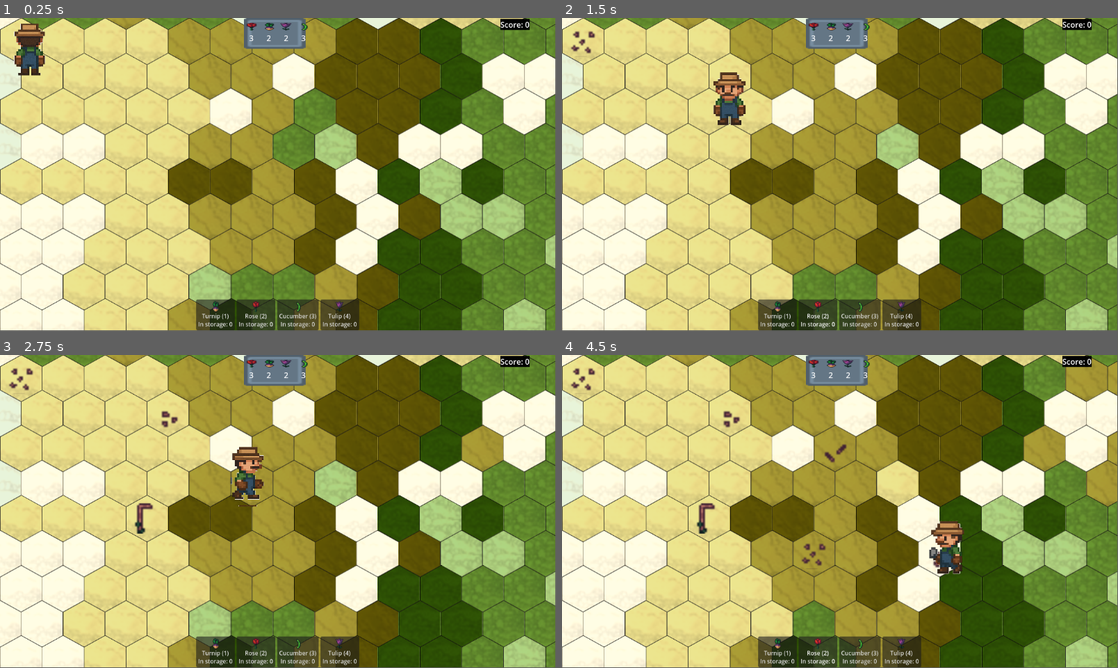
Above: before the commit, frames 1-4 (two rows, left to right).
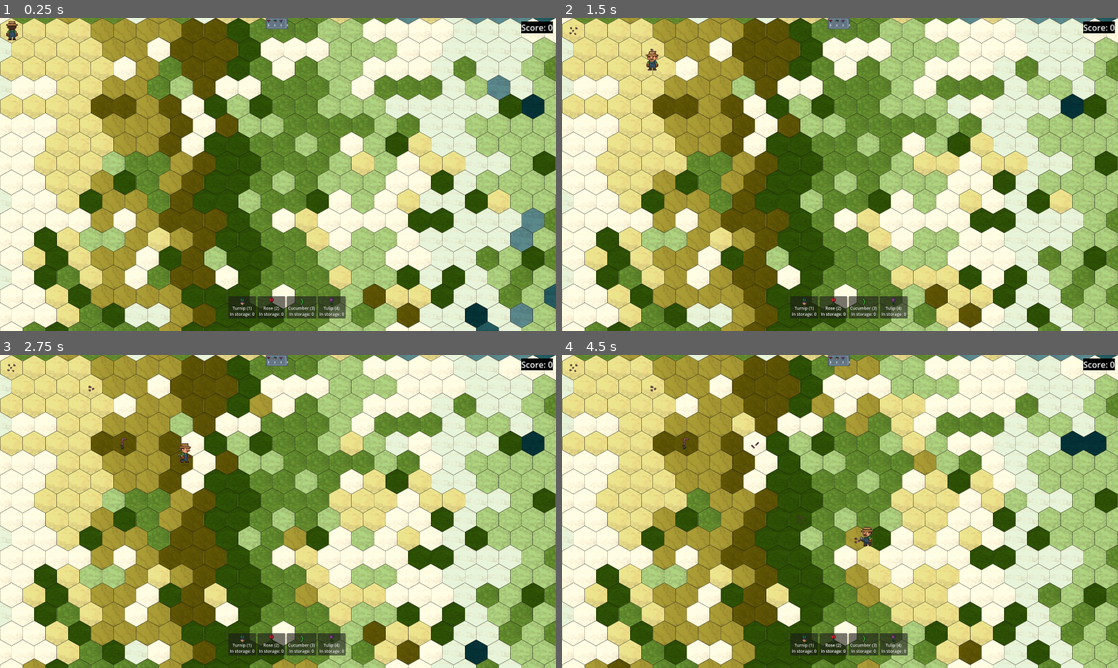
Above: after the commit, the same moments.

Repository: BlueDespero/slavicgamejam2025
Game: Godot game, scene res://main.tscn
Two runs of this game, one before a commit and one after it. Both use one fixed random seed, a clock stepped at 60 frames per second and the inputs below.
Inputs (mouse positions are in pixels of both pictures, inside the frame that each line leads up to):
- Up to frame 1 (0.25 s): no input
- Up to frame 2 (1.5 s): tap Enter at 0.5 s; move the mouse to (962, 158) at 0.52 s; tap 1 at 0.6 s; click (962, 158) at 0.67 s; move the mouse to (728, 190) at 1.27 s; tap 2 at 1.35 s; click (728, 190) at 1.42 s
- Up to frame 3 (2.75 s): move the mouse to (333, 442) at 2.02 s; tap 3 at 2.1 s; click (333, 442) at 2.17 s
- Up to frame 4 (4.5 s): move the mouse to (812, 574) at 2.77 s; tap 4 at 2.85 s; click (812, 574) at 2.92 s; move the mouse to (1006, 558) at 3.52 s; tap 1 at 3.6 s; click (1006, 558) at 3.67 s; move the mouse to (673, 464) at 4.27 s; tap 2 at 4.35 s; click (673, 464) at 4.42 s
In our replay, the window is 799x449 before the commit and 800x450 after it. These sizes can differ from the game's own. Grey fills any space a smaller window leaves; there, only what the larger window draws over its background counts as a difference.

The runs differ from the first frame. In frame 1, 83% of the frame differs, in the area x 0-100%, y 0-100%; in frame 2, 83%; in frame 3, 83%; in frame 4, 83%.

Commit message:
Enlarge viewport, scale HUD

Diff:
--- a/GUI/gui.tscn
+++ b/GUI/gui.tscn
@@ -27,17 +27,31 @@
 layout_mode = 2
 
 [node name="BottomBar" type="HBoxContainer" parent="."]
-offset_top = 584.0
-offset_right = 1152.0
-offset_bottom = 648.0
+anchors_preset = 7
+anchor_left = 0.5
+anchor_top = 1.0
+anchor_right = 0.5
+anchor_bottom = 1.0
+offset_left = -1100.0
+offset_top = -200.0
+offset_right = 52.0
+offset_bottom = -136.0
+grow_horizontal = 2
+grow_vertical = 0
+scale = Vector2(2, 2)
 alignment = 1
 script = ExtResource("2_q8o8l")
 
 [node name="ScoreBox" type="ColorRect" parent="."]
-offset_left = 1038.0
-offset_top = 2.0
-offset_right = 1078.0
-offset_bottom = 42.0
+anchors_preset = 1
+anchor_left = 1.0
+anchor_right = 1.0
+offset_left = -200.0
+offset_top = 20.0
+offset_right = -200.0
+offset_bottom = 20.0
+grow_horizontal = 0
+scale = Vector2(3, 3)
 color = Color(0, 0, 0, 1)
 script = ExtResource("4_qtfhu")
 
--- a/main.tscn
+++ b/main.tscn
@@ -3,9 +3,10 @@
 [ext_resource type="Script" uid="uid://bewb1j0gyhyrk" path="res://main.gd" id="1_ig7tw"]
 [ext_resource type="PackedScene" uid="uid://1al25n8y6pmm" path="res://GUI/gui.tscn" id="2_0xm2m"]
 [ext_resource type="PackedScene" uid="uid://cqpw0gnmoueuk" path="res://map/map.tscn" id="3_h2yge"]
-[ext_resource type="Script" uid="uid://dd5sir7hmbkjj" path="res://game_data.gd" id="4_1bvp3"]
+[ext_resource type="Script" path="res://game_data.gd" id="4_1bvp3"]
 
 [node name="Main" type="Node2D"]
+scale = Vector2(1.5, 1.5)
 script = ExtResource("1_ig7tw")
 
 [node name="Player" type="CollisionShape2D" parent="."]
--- a/map/map.tscn
+++ b/map/map.tscn
@@ -652,6 +652,6 @@
 script = ExtResource("2_wijl4")
 
 [node name="Player" parent="." node_paths=PackedStringArray("tile_map") instance=ExtResource("3_e0an3")]
-position = Vector2(60, 75)
-scale = Vector2(0.25, 0.25)
+position = Vector2(45, 55)
+scale = Vector2(0.17, 0.17)
 tile_map = NodePath("../Terrain")
--- a/project.godot
+++ b/project.godot
@@ -20,6 +20,12 @@
 Constants="*res://constants.gd"
 EventBus="*res://EventBus.gd"
 GameData="*res://game_data.gd"
+
+[display]
+
+window/size/viewport_width=3200
+window/size/viewport_height=1800
+window/stretch/mode="viewport"
 
 [dotnet]
 
Not shown: 1 places in GUI/gui.tscn that only renumber resources
